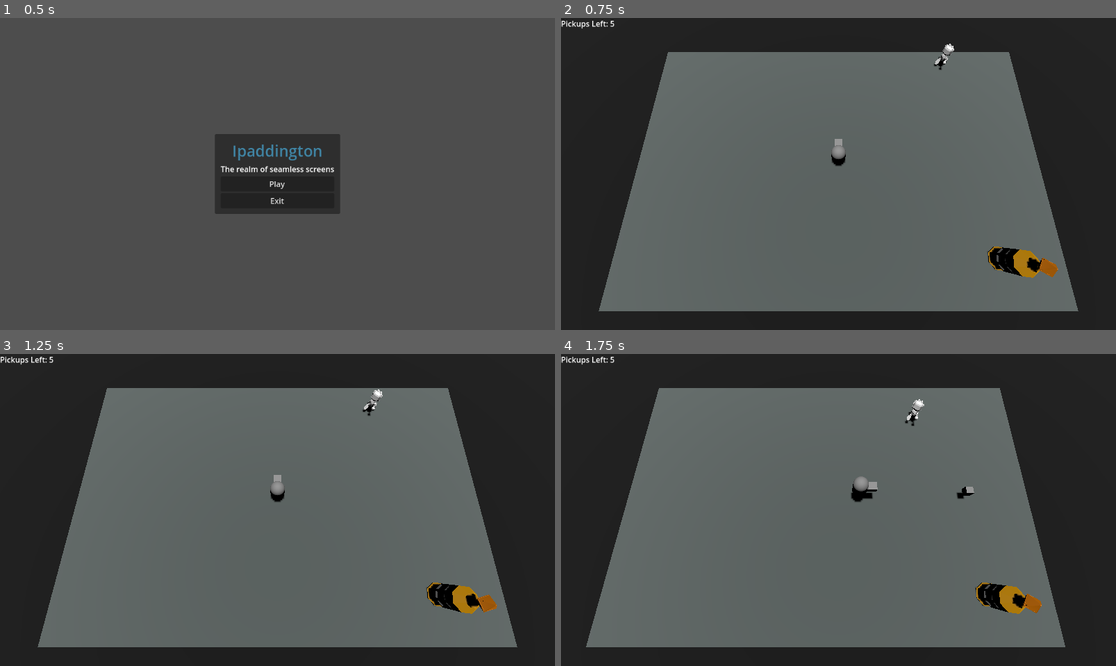
Above: before the commit, frames 1-4 (two rows, left to right).
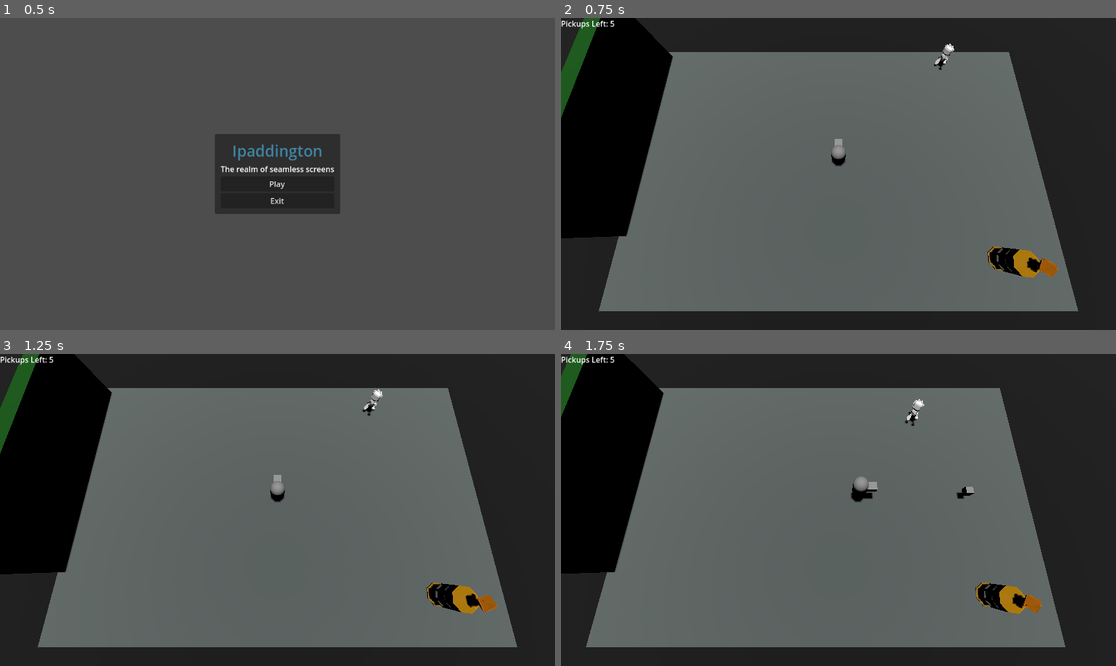
Above: after the commit, the same moments.

Repository: Shahriar-Kariman/Ipaddington
Game: Godot game, scene res://main_menu.tscn
Two runs of this game, one before a commit and one after it. Both use one fixed random seed, a clock stepped at 60 frames per second and the inputs below.
Inputs (mouse positions are in pixels of both pictures, inside the frame that each line leads up to):
- Up to frame 1 (0.5 s): no input
- Up to frame 2 (0.75 s): click "Play" at 0.5 s
- Up to frame 3 (1.25 s): no input
- Up to frame 4 (1.75 s): move the mouse to (960, 494) at 1.27 s; hold Right (move_right) from 1.28 s (still down); click (960, 494) at 1.35 s; tap Space (jump) at 1.52 s

Frame 1 is identical in both runs. In frame 2, 11% of the frame differs, in the area x 0-21%, y 0-71%; in frame 3, 11%; in frame 4, 9.9%.

Commit message:
One block towards a maze in level 1

Diff:
--- a/level_1.tscn
+++ b/level_1.tscn
@@ -43,6 +43,12 @@
 [sub_resource type="BoxShape3D" id="BoxShape3D_wyent"]
 size = Vector3(30, 1, 20)
 
+[sub_resource type="BoxMesh" id="BoxMesh_pn6vn"]
+size = Vector3(1, 5, 15)
+
+[sub_resource type="StandardMaterial3D" id="StandardMaterial3D_h3opq"]
+albedo_color = Color(0, 0.321569, 0, 1)
+
 [sub_resource type="BoxShape3D" id="BoxShape3D_hbuke"]
 size = Vector3(30, 10, 1)
 
@@ -85,6 +91,11 @@
 
 [node name="CollisionShape3D" type="CollisionShape3D" parent="NavigationRegion3D/Ground_1/Ground"]
 shape = SubResource("BoxShape3D_wyent")
+
+[node name="Maze" type="MeshInstance3D" parent="NavigationRegion3D"]
+transform = Transform3D(1, 0, 0, 0, 1, 0, 0, 0, 1, -15, 3, -2)
+mesh = SubResource("BoxMesh_pn6vn")
+surface_material_override/0 = SubResource("StandardMaterial3D_h3opq")
 
 [node name="WorldBorder" type="StaticBody3D" parent="."]
 
Not shown: 1 places in level_1.tscn that only renumber resources
